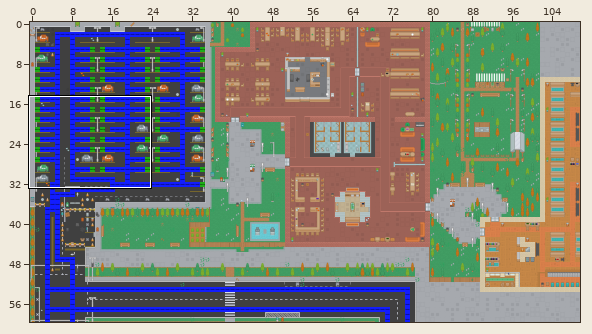
A Tiled map gets an edit: app/assets/MapLib.tmx. The first picture is a wide view before the edit; the outline marks the close-up.
Close-up. Before:
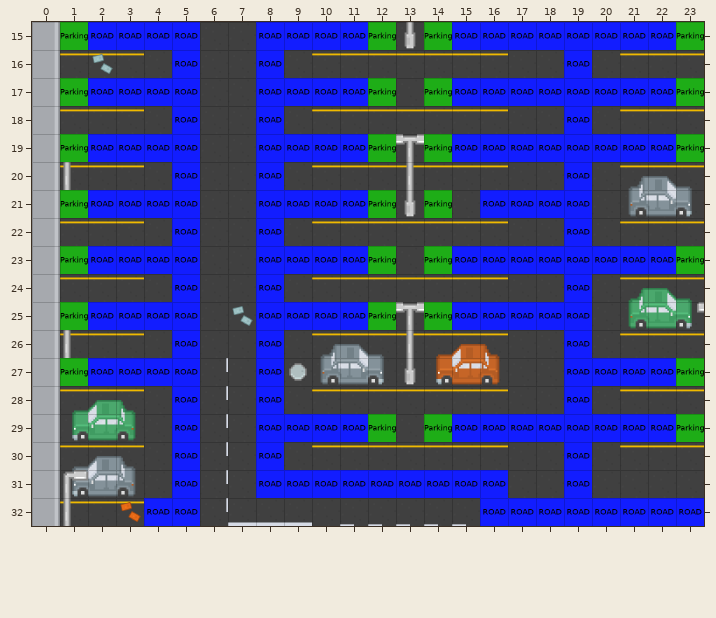
Cells are 64x64 px. Shown: x 0..23, y 15..32. The commit also changed other parts of the map, which this record leaves out.
And afterwards:
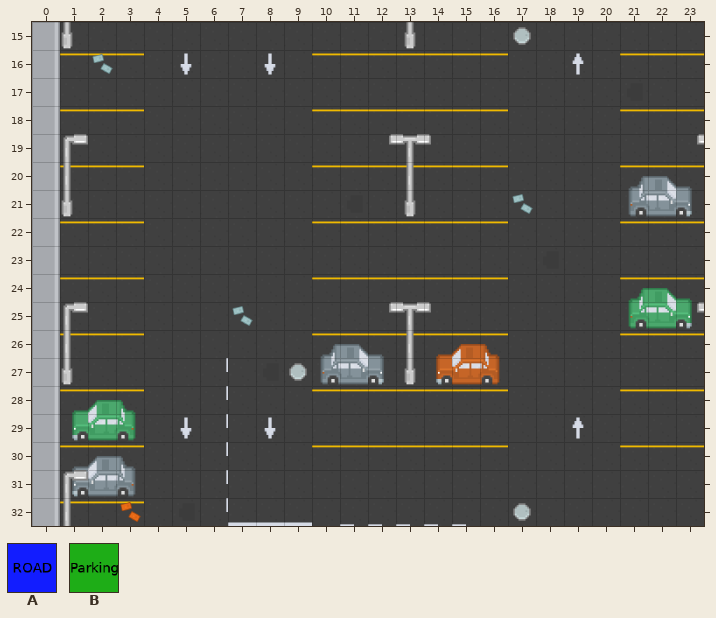
Key: from "Road": A 0, B 1.
_ is an empty cell.
Changes in this commit:
{"where": "layer \"Road\" (now hidden)"}
{"y":15,"x":1,"old":"BAAAA","new":"_____"}
{"y":15,"x":8,"old":"AAAAB","new":"_____"}
{"y":15,"x":14,"old":"BAAAAAAAAB","new":"__________"}
{"y":16,"x":5,"old":"A","new":"_"}
{"y":16,"x":8,"old":"A","new":"_"}
{"y":16,"x":19,"old":"A","new":"_"}
{"y":17,"x":1,"old":"BAAAA","new":"_____"}
{"y":17,"x":8,"old":"AAAAB","new":"_____"}
{"y":17,"x":14,"old":"BAAAAAAAAB","new":"__________"}
{"y":18,"x":5,"old":"A","new":"_"}
{"y":18,"x":8,"old":"A","new":"_"}
{"y":18,"x":19,"old":"A","new":"_"}
{"y":19,"x":1,"old":"BAAAA","new":"_____"}
{"y":19,"x":8,"old":"AAAAB","new":"_____"}
{"y":19,"x":14,"old":"BAAAAAAAAB","new":"__________"}
{"y":20,"x":5,"old":"A","new":"_"}
{"y":20,"x":8,"old":"A","new":"_"}
{"y":20,"x":19,"old":"A","new":"_"}
{"y":21,"x":1,"old":"BAAAA","new":"_____"}
{"y":21,"x":8,"old":"AAAAB","new":"_____"}
{"y":21,"x":14,"old":"B","new":"_"}
{"y":21,"x":16,"old":"AAAA","new":"____"}
{"y":22,"x":5,"old":"A","new":"_"}
{"y":22,"x":8,"old":"A","new":"_"}
{"y":22,"x":19,"old":"A","new":"_"}
{"y":23,"x":1,"old":"BAAAA","new":"_____"}
{"y":23,"x":8,"old":"AAAAB","new":"_____"}
{"y":23,"x":14,"old":"BAAAAAAAAB","new":"__________"}
{"y":24,"x":5,"old":"A","new":"_"}
{"y":24,"x":8,"old":"A","new":"_"}
{"y":24,"x":19,"old":"A","new":"_"}
{"y":25,"x":1,"old":"BAAAA","new":"_____"}
{"y":25,"x":8,"old":"AAAAB","new":"_____"}
{"y":25,"x":14,"old":"BAAAAA","new":"______"}
{"y":26,"x":5,"old":"A","new":"_"}
{"y":26,"x":8,"old":"A","new":"_"}
{"y":26,"x":19,"old":"A","new":"_"}
{"y":27,"x":1,"old":"BAAAA","new":"_____"}
{"y":27,"x":8,"old":"A","new":"_"}
{"y":27,"x":19,"old":"AAAAB","new":"_____"}
{"y":28,"x":5,"old":"A","new":"_"}
{"y":28,"x":8,"old":"A","new":"_"}
{"y":28,"x":19,"old":"A","new":"_"}
{"y":29,"x":5,"old":"A","new":"_"}
{"y":29,"x":8,"old":"AAAAB","new":"_____"}
{"y":29,"x":14,"old":"BAAAAAAAAB","new":"__________"}
{"y":30,"x":5,"old":"A","new":"_"}
{"y":30,"x":8,"old":"A","new":"_"}
{"y":30,"x":19,"old":"A","new":"_"}
{"y":31,"x":5,"old":"A","new":"_"}
{"y":31,"x":8,"old":"AAAAAAAAA","new":"_________"}
{"y":31,"x":19,"old":"A","new":"_"}
{"y":32,"x":4,"old":"AA","new":"__"}
{"y":32,"x":16,"old":"AAAAAAAA","new":"________"}
{"label":"removed","picture_box":[60,22,200,526]}
{"label":"removed","picture_box":[256,22,704,526]}
